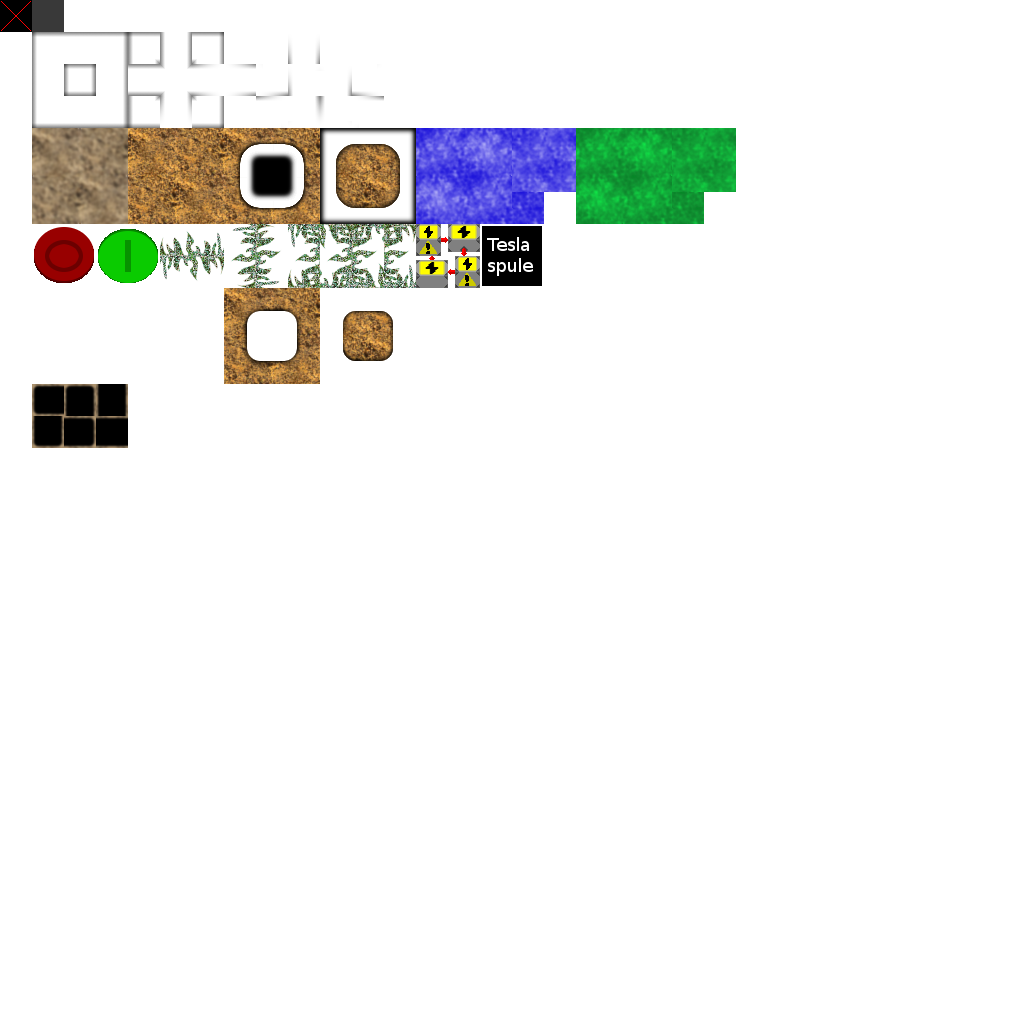
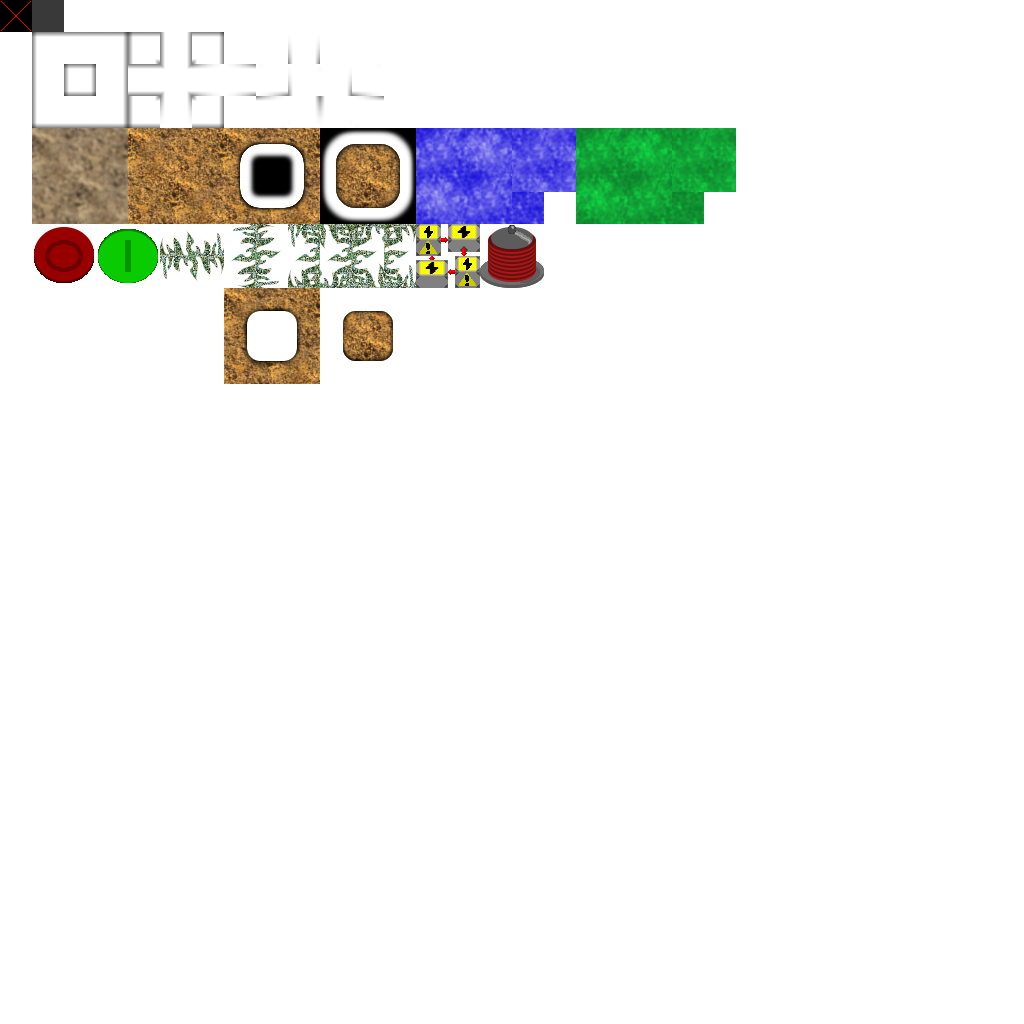
Two versions of the same layered image (1024 × 1024). Layer-by-layer changes:
painted on "Eingefügte Ebene-Kopie #1" over [32, 128, 544, 448]
